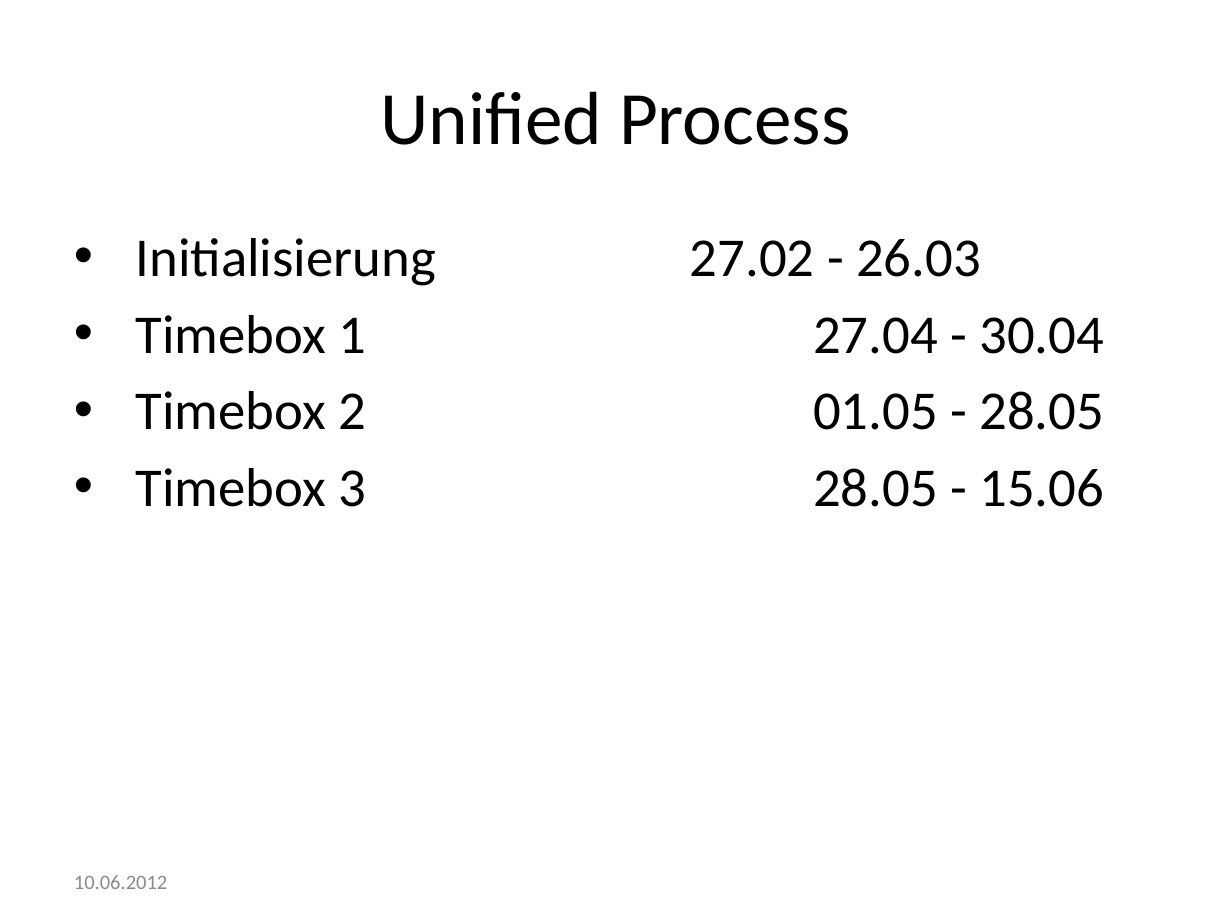
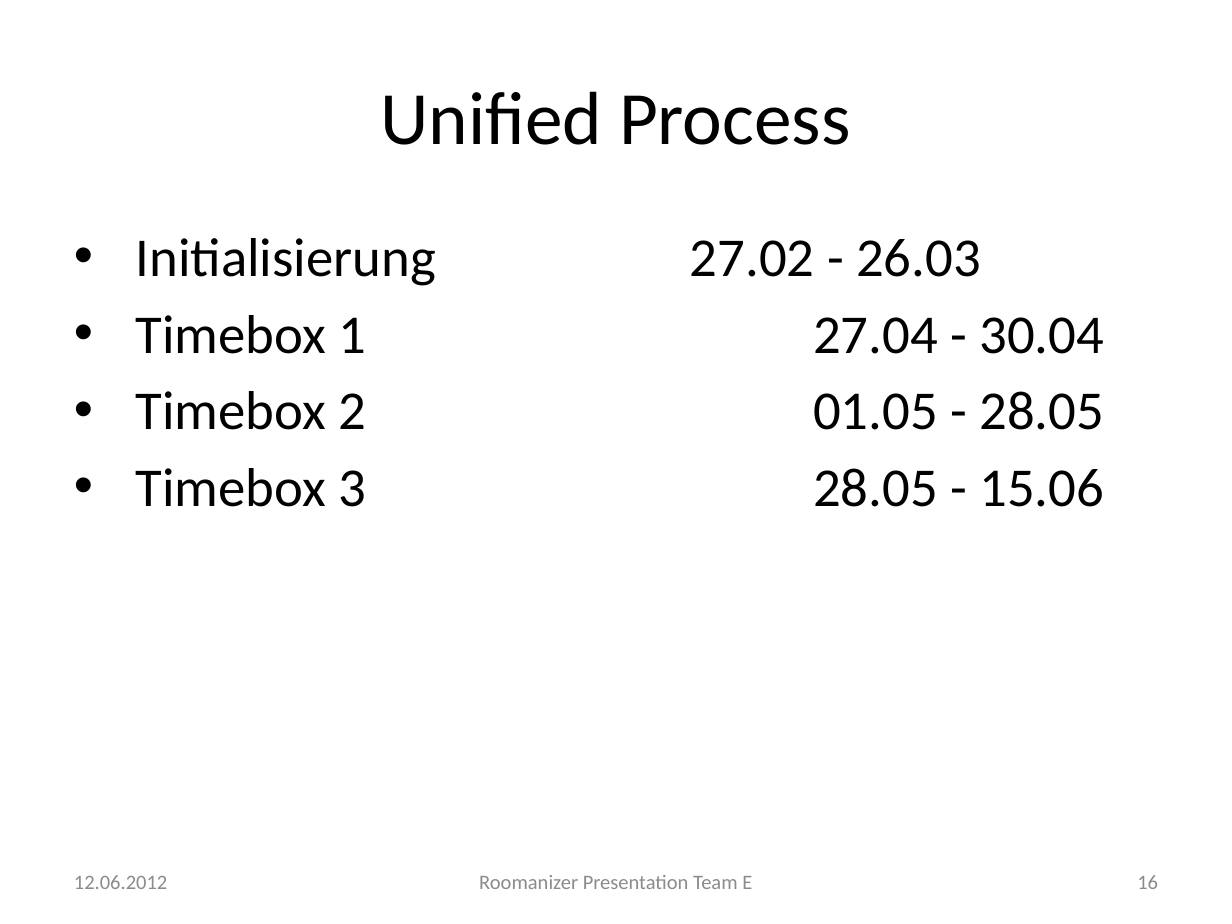
Before and after one commit to markusmo/HotelSoftware, a slide deck: slide 16 of Documentation/Praesentation/PresentationRoomanizer.pptx. Drawn at 1232x924 pixels with LibreOffice and Linux fonts; fonts in the diff are those of the drawing. Boxes give left, top, right and bottom in pixels: in the first picture for what was removed or moved away, otherwise in the second. Text is boxed around its words. In the diff, an @@ line names an element or a change of style, - is before the commit and + after.

```diff
--- a/Documentation/Praesentation/PresentationRoomanizer.pptx
+++ b/Documentation/Praesentation/PresentationRoomanizer.pptx
@@ text at <box>74,875,167,889</box>: text changed @@
-10.06.2012
+12.06.2012
@@ text added at <box>479,875,752,889</box>, 12 pt, text #8C8C8C @@
+Roomanizer Presentation Team E
@@ page number added at <box>1137,875,1158,889</box>, 12 pt, text #8C8C8C @@
+16
```
Also in this commit, not shown: 41 other slides changed, 2 slides added, 2 slides removed.
